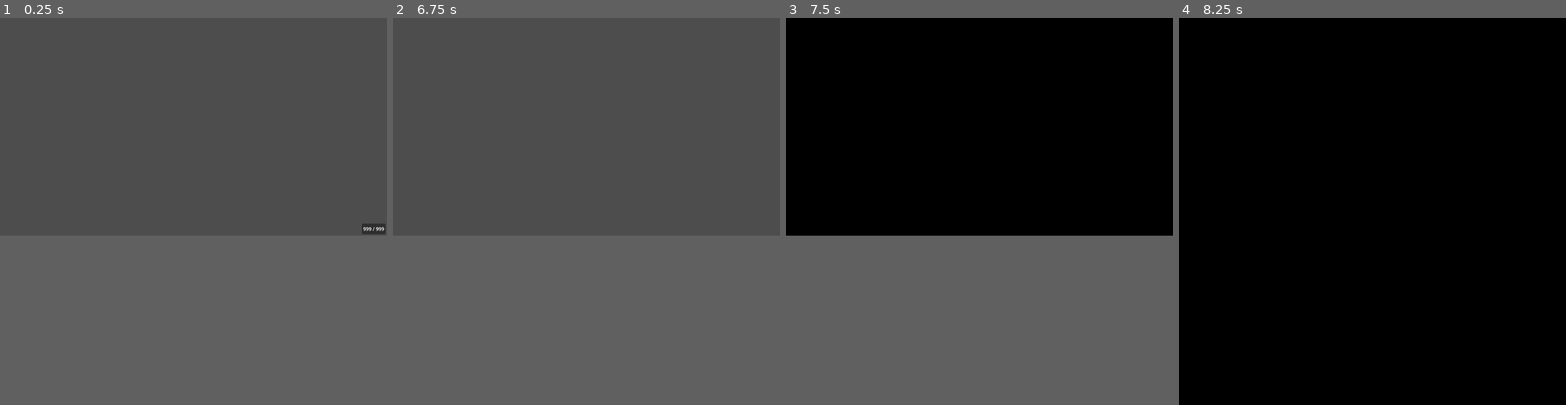
Above: before the commit, frames 1-4 (left to right).
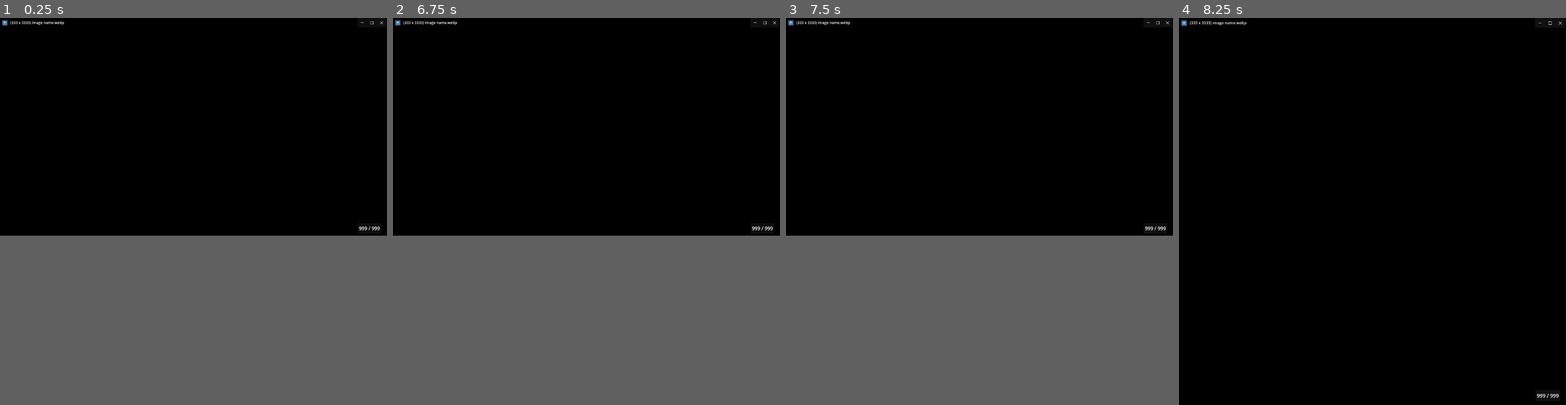
Above: after the commit, the same moments.

Repository: Jareth329/ImageViewer
Game: Godot game, scene res://scenes/main.tscn
The game is run twice, just before and just after one commit, with the same random seed, the same clock (stepped at 60 frames per second) and the same inputs. The engine's default icon, where the game draws it, is replaced by a stand-in: a white triangle on a blue panel in a dark square.
Inputs (mouse positions are in pixels of both pictures, inside the frame that each line leads up to):
- Up to frame 1 (0.25 s): no input
- Up to frame 2 (6.75 s): click (756, 21) at 0.52 s; click (764, 21) at 1.27 s; tap Enter at 2, 3.5, 5 s; move the mouse to (586, 126) at 2.02 s; hold Right 2.03-2.78 s; tap Ctrl at 2.1 s; click (586, 126) at 2.17 s; tap Space at 2.75, 4.25, 5.75 s; move the mouse to (509, 137) at 2.77 s; hold Down 2.78-3.53 s; tap Shift at 2.85 s; click (509, 137) at 2.92 s; move the mouse to (625, 79) at 3.52 s; hold Right 3.53-4.28 s; tap R at 3.6 s; click (625, 79) at 3.67 s; move the mouse to (567, 168) at 4.27 s; hold Up 4.28-5.03 s; tap H at 4.35 s; click (567, 168) at 4.42 s; move the mouse to (702, 161) at 5.02 s; hold Left 5.03-6.53 s; tap V at 5.1 s; click (702, 161) at 5.17 s; move the mouse to (470, 95) at 5.77 s; tap F at 5.85 s; click (470, 95) at 5.92 s; move the mouse to (605, 126) at 6.52 s; hold Down from 6.53 s (still down); tap Tab at 6.6 s; click (605, 126) at 6.67 s
- Up to frame 3 (7.5 s): move the mouse to (921, 72) at 7.27 s; release Down at 7.28 s; hold Right from 7.28 s (still down); tap B at 7.35 s; click (921, 72) at 7.42 s
- Up to frame 4 (8.25 s): move the mouse to (1457, 114) at 8.02 s; release Right at 8.03 s; hold Up from 8.03 s (still down); tap Z at 8.1 s; click (1457, 114) at 8.17 s

The runs differ from the first frame. In frame 1, 56% of the frame differs, in the area x 0-100%, y 0-57%; in frame 2, 56%; in frame 3, 0.1%; in frame 4, 0.1%.
Error after the commit: Invalid call. Nonexistent function 'resize' in base 'Nil'. (res://scripts/main.gd:143)

Commit message:
make several adjustments to ui
- add titlebar
- adjust mouse filters
- move viewer inside a vbox
- adjust anchors of counter

Diff:
--- a/scenes/main.tscn
+++ b/scenes/main.tscn
@@ -1,8 +1,24 @@
-[gd_scene load_steps=6 format=3 uid="uid://cy1viomu6flei"]
+[gd_scene load_steps=15 format=3 uid="uid://cy1viomu6flei"]
 
 [ext_resource type="Script" path="res://scripts/main.gd" id="1_7jfm0"]
 [ext_resource type="PackedScene" uid="uid://creb6b8g4cbfk" path="res://scenes/display_image.tscn" id="1_k2wpq"]
+[ext_resource type="Texture2D" uid="uid://cxydgt6hkj6xy" path="res://assets/icon.svg" id="2_3dgsn"]
 [ext_resource type="Script" path="res://scripts/counter.gd" id="2_r50gq"]
+[ext_resource type="Texture2D" uid="uid://svpc3xwot5m7" path="res://assets/minimize.PNG" id="3_4nc6d"]
+[ext_resource type="Texture2D" uid="uid://cn5mdmrwt3qy1" path="res://assets/maximize.PNG" id="4_86ujm"]
+[ext_resource type="Texture2D" uid="uid://pc8gvyg85r2i" path="res://assets/close.PNG" id="5_eyynb"]
+
+[sub_resource type="SystemFont" id="SystemFont_8j17d"]
+oversampling = 10.0
+
+[sub_resource type="StyleBoxEmpty" id="StyleBoxEmpty_8mlwp"]
+
+[sub_resource type="StyleBoxEmpty" id="StyleBoxEmpty_f3jwo"]
+
+[sub_resource type="StyleBoxEmpty" id="StyleBoxEmpty_3g0we"]
+
+[sub_resource type="StyleBoxFlat" id="StyleBoxFlat_sennt"]
+bg_color = Color(1, 0, 0, 1)
 
 [sub_resource type="ViewportTexture" id="ViewportTexture_3ee8n"]
 viewport_path = NodePath("viewport")
@@ -20,38 +36,120 @@
 anchor_bottom = 1.0
 grow_horizontal = 2
 grow_vertical = 2
+size_flags_horizontal = 3
+size_flags_vertical = 3
 mouse_filter = 2
 script = ExtResource("1_7jfm0")
 
-[node name="margin" type="MarginContainer" parent="."]
+[node name="vbox" type="VBoxContainer" parent="."]
 layout_mode = 1
 anchors_preset = 15
 anchor_right = 1.0
 anchor_bottom = 1.0
 grow_horizontal = 2
 grow_vertical = 2
+mouse_filter = 2
+theme_override_constants/separation = 0
+
+[node name="titlebar" type="ColorRect" parent="vbox"]
+custom_minimum_size = Vector2(0, 31.5)
+layout_mode = 2
+color = Color(0, 0, 0, 1)
+
+[node name="margin" type="MarginContainer" parent="vbox/titlebar"]
+layout_mode = 1
+anchors_preset = 15
+anchor_right = 1.0
+anchor_bottom = 1.0
+grow_horizontal = 2
+grow_vertical = 2
+mouse_filter = 2
+theme_override_constants/margin_left = 2
+theme_override_constants/margin_top = 2
+theme_override_constants/margin_right = 2
+theme_override_constants/margin_bottom = 2
+
+[node name="hbox" type="HBoxContainer" parent="vbox/titlebar/margin"]
+layout_mode = 2
+mouse_filter = 2
+theme_override_constants/separation = 0
+
+[node name="space1" type="Control" parent="vbox/titlebar/margin/hbox"]
+custom_minimum_size = Vector2(4, 0)
+layout_mode = 2
+mouse_filter = 2
+
+[node name="app_icon" type="TextureRect" parent="vbox/titlebar/margin/hbox"]
+custom_minimum_size = Vector2(20, 20)
+layout_mode = 2
+mouse_filter = 2
+texture = ExtResource("2_3dgsn")
+expand_mode = 1
+stretch_mode = 5
+
+[node name="space2" type="Control" parent="vbox/titlebar/margin/hbox"]
+custom_minimum_size = Vector2(8, 0)
+layout_mode = 2
+mouse_filter = 2
+
+[node name="label" type="Label" parent="vbox/titlebar/margin/hbox"]
+layout_mode = 2
+size_flags_horizontal = 3
+theme_override_colors/font_color = Color(1, 1, 1, 1)
+theme_override_fonts/font = SubResource("SystemFont_8j17d")
+theme_override_font_sizes/font_size = 12
+text = "(333 x 3333) image name.webp"
+clip_text = true
+text_overrun_behavior = 1
+
+[node name="minimize" type="Button" parent="vbox/titlebar/margin/hbox"]
+layout_mode = 2
+theme_override_styles/focus = SubResource("StyleBoxEmpty_8mlwp")
+icon = ExtResource("3_4nc6d")
+icon_alignment = 1
+
+[node name="maximize" type="Button" parent="vbox/titlebar/margin/hbox"]
+layout_mode = 2
+theme_override_styles/focus = SubResource("StyleBoxEmpty_f3jwo")
+icon = ExtResource("4_86ujm")
+icon_alignment = 1
+
+[node name="close" type="Button" parent="vbox/titlebar/margin/hbox"]
+layout_mode = 2
+theme_override_styles/focus = SubResource("StyleBoxEmpty_3g0we")
+theme_override_styles/hover = SubResource("StyleBoxFlat_sennt")
+icon = ExtResource("5_eyynb")
+icon_alignment = 1
+
+[node name="margin" type="MarginContainer" parent="vbox"]
+layout_mode = 2
+size_flags_vertical = 3
 theme_override_constants/margin_left = 0
 theme_override_constants/margin_top = 0
 theme_override_constants/margin_right = 0
 theme_override_constants/margin_bottom = 0
 
-[node name="display_image" parent="margin" instance=ExtResource("1_k2wpq")]
+[node name="color" type="ColorRect" parent="vbox/margin"]
+layout_mode = 2
+mouse_filter = 2
+color = Color(0, 0, 0, 1)
+
+[node name="display_image" parent="vbox/margin" instance=ExtResource("1_k2wpq")]
 layout_mode = 2
 texture = SubResource("ViewportTexture_3ee8n")
 
 [node name="counter" type="PanelContainer" parent="."]
 layout_mode = 1
 anchors_preset = -1
-anchor_left = 1.0
-anchor_top = 1.0
-anchor_right = 1.0
-anchor_bottom = 1.0
-offset_left = -59.0
-offset_top = -40.0
-offset_right = -5.0
-offset_bottom = -5.0
+anchor_left = 0.985
+anchor_top = 0.99
+anchor_right = 0.985
+anchor_bottom = 0.99
+offset_left = -78.0
+offset_top = -35.0
 grow_horizontal = 0
 grow_vertical = 0
+mouse_filter = 2
 script = ExtResource("2_r50gq")
 
 [node name="label" type="Label" parent="counter"]
@@ -59,3 +157,8 @@
 theme_override_fonts/font = SubResource("SystemFont_voblq")
 text = " 999 / 999 "
 horizontal_alignment = 1
+
+[connection signal="gui_input" from="vbox/titlebar" to="." method="_on_titlebar_gui_input"]
+[connection signal="pressed" from="vbox/titlebar/margin/hbox/minimize" to="." method="_on_minimize_pressed"]
+[connection signal="pressed" from="vbox/titlebar/margin/hbox/maximize" to="." method="_on_maximize_pressed"]
+[connection signal="pressed" from="vbox/titlebar/margin/hbox/close" to="." method="_on_close_pressed"]
